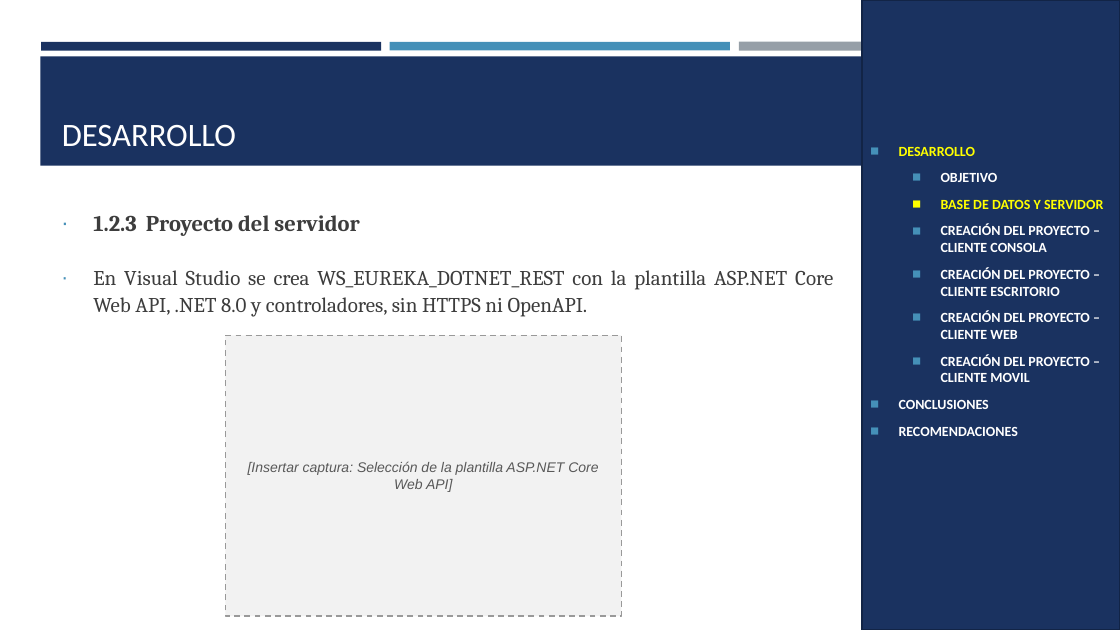
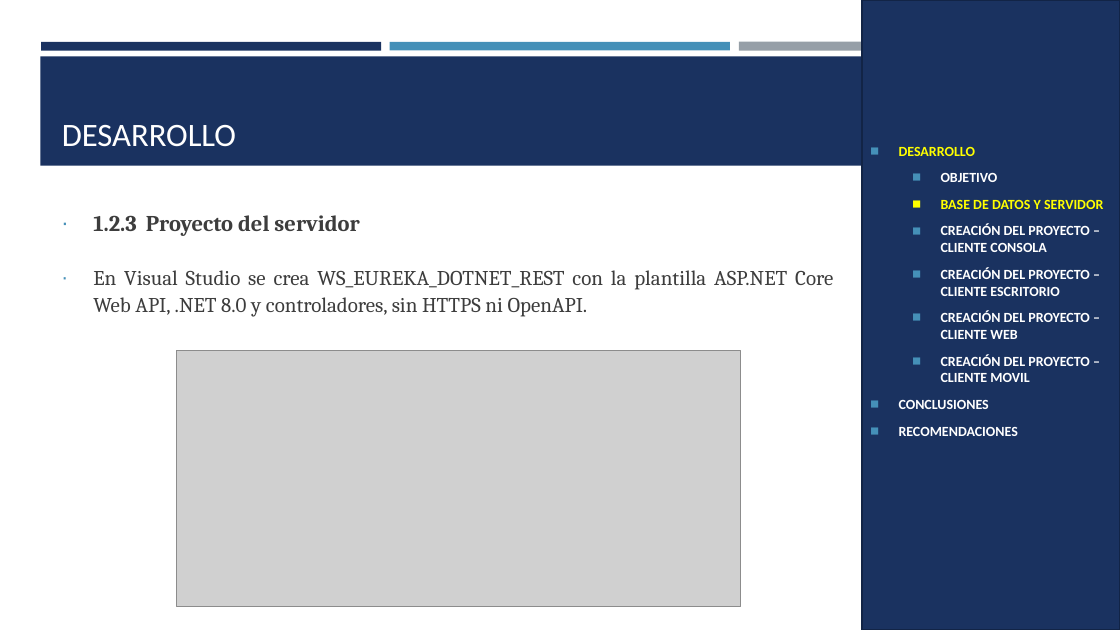
Before and after one commit to Teo344/Arquitectura_GRUPO03, a slide deck: slide 9 of TG.1.4. PAO202651_EUREKA_BDDLOCAL_RESTFUL_DOTNET_NRC36884_GR03/05. DOCUMENTACION/PRESENTACION TG.1.4. EUREKABANK RESTFUL con BDD LOCAL en DOTNET GR03.pptx. Drawn at 1120x630 pixels with LibreOffice and Linux fonts; fonts in the diff are those of the drawing; grey boxes stand for pictures. Boxes give left, top, right and bottom in pixels: in the first picture for what was removed or moved away, otherwise in the second. Text is boxed around its words. In the diff, an @@ line names an element or a change of style, - is before the commit and + after.

```diff
--- a/TG.1.4. PAO202651_EUREKA_BDDLOCAL_RESTFUL_DOTNET_NRC36884_GR03/05. DOCUMENTACION/PRESENTACION TG.1.4. EUREKABANK RESTFUL con BDD LOCAL en DOTNET GR03.pptx
+++ b/TG.1.4. PAO202651_EUREKA_BDDLOCAL_RESTFUL_DOTNET_NRC36884_GR03/05. DOCUMENTACION/PRESENTACION TG.1.4. EUREKABANK RESTFUL con BDD LOCAL en DOTNET GR03.pptx
@@ picture added at [176,350,741,607] @@
@@ rectangle removed at [225,335,621,616] @@
-[Insertar captura: Selección de la plantilla ASP.NET Core Web API]
```
Also in this commit, not shown: 23 other slides changed, 1 other file.
